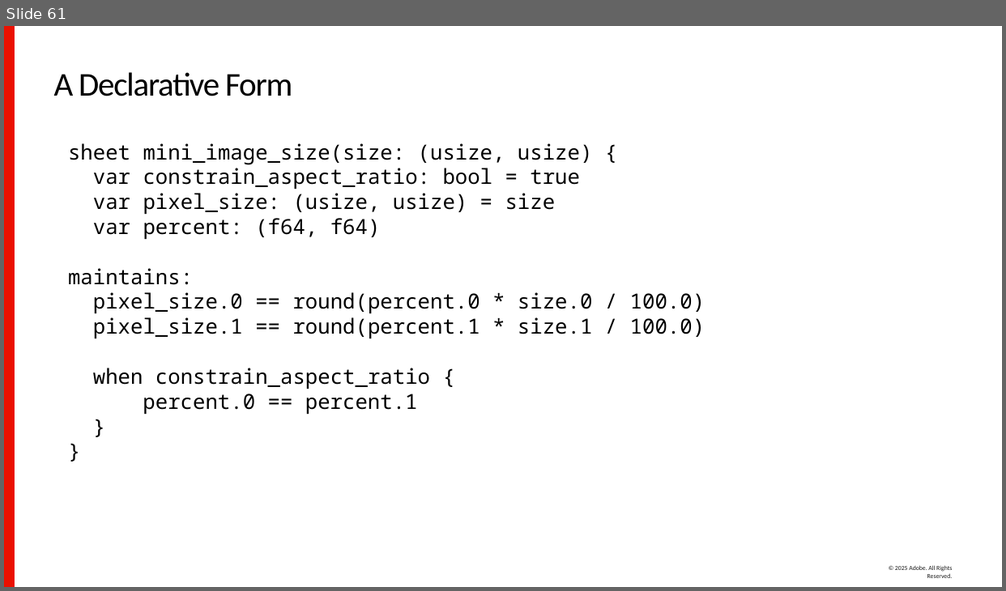
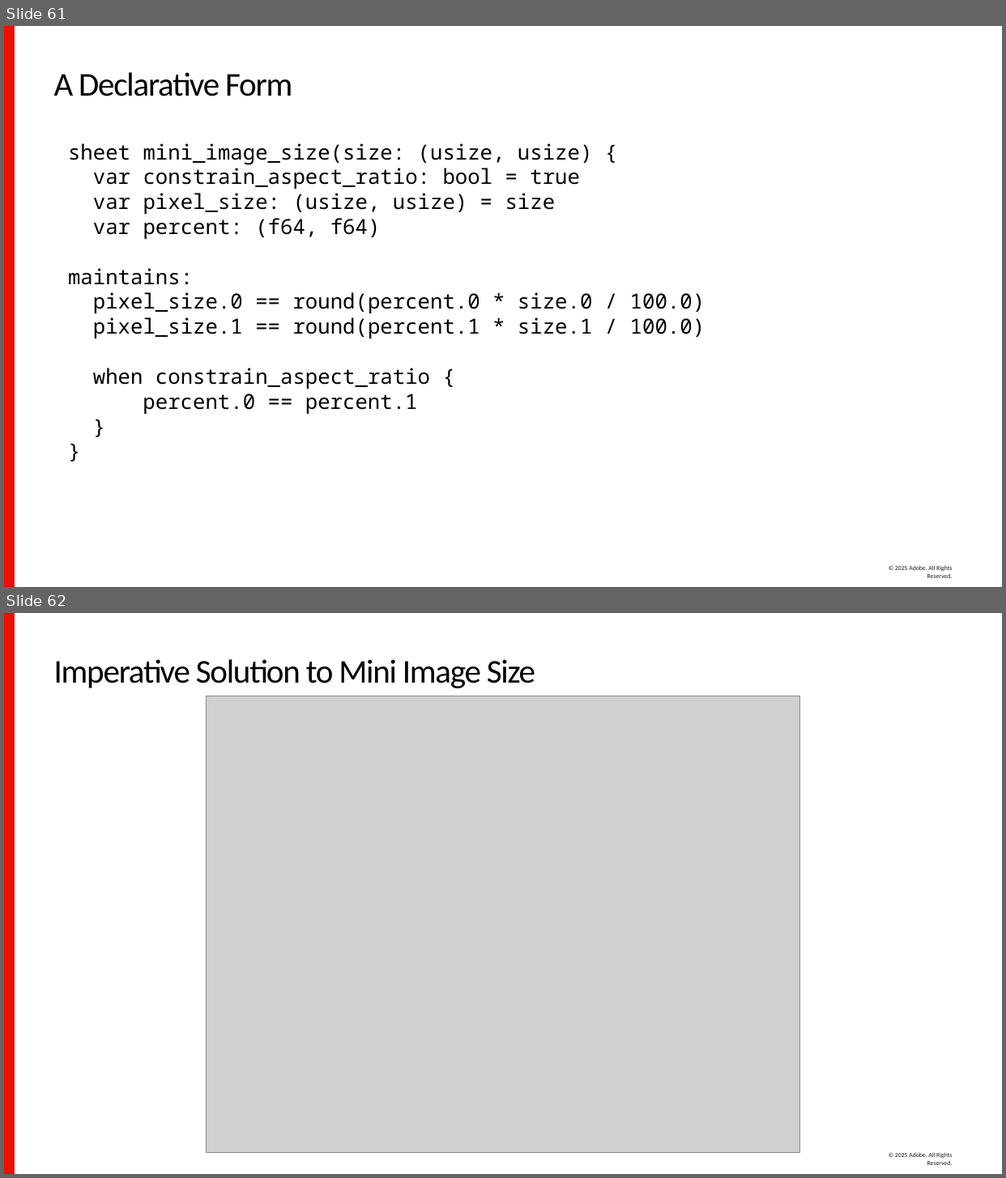
Before and after one commit to sean-parent/sean-parent.github.io, a slide deck: presentations/2025-04-28-are-we-there-yet/2024-04-28-are-we-there-yet.pptx. Shown one above the other, each under a label of ours: slide 61 before the commit, slides 61 and 62 after it. The pictures are 1006x591 and 1006x1178 pixels, drawn with LibreOffice and Linux fonts; fonts in the diff are those of the drawing; grey boxes stand for pictures; background and template pictures are left out. Boxes give left, top, right and bottom in pixels: in the first picture for what was removed or moved away, otherwise in the second. Text is boxed around its words. In the diff, an @@ line names an element or a change of style, - is before the commit and + after.

```diff
--- a/presentations/2025-04-28-are-we-there-yet/2024-04-28-are-we-there-yet.pptx
+++ b/presentations/2025-04-28-are-we-there-yet/2024-04-28-are-we-there-yet.pptx
@@ slide 62 added at box(4, 613, 1002, 1174), background #FFFFFF; not listed: 2 template elements that a slide beside it also shows @@
@@ title added at box(54, 659, 535, 688), 32 pt, text #000000 @@
+Imperative Solution to Mini Image Size
@@ picture added at box(206, 696, 799, 1152) @@
```
